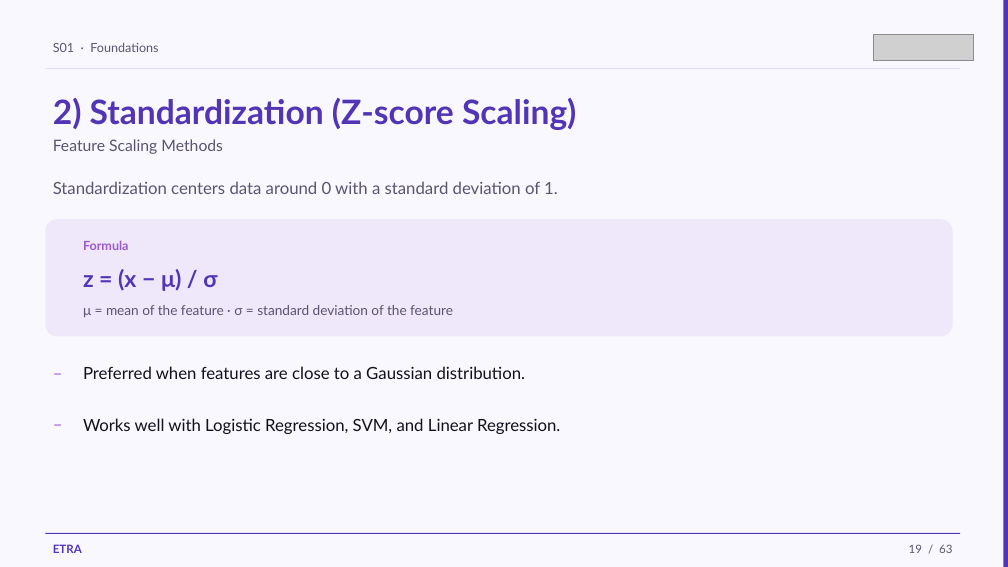
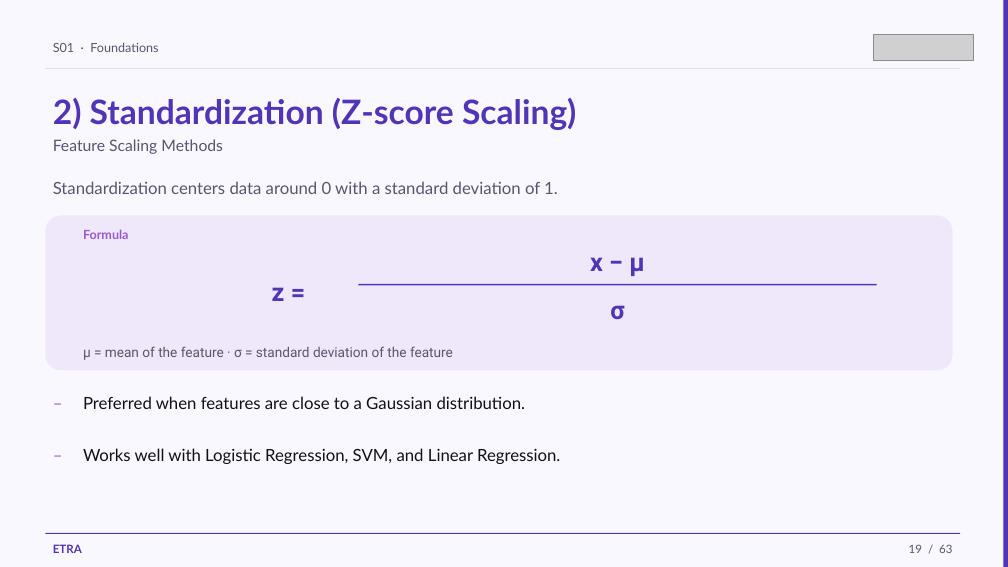
Before and after one commit to iksasa15/AI-ML, a slide deck: slide 19 of web-presentation/pdf-exports/Week1-Session1-Foundations.pptx. Drawn at 1008x567 pixels with LibreOffice and Linux fonts; fonts in the diff are those of the drawing; grey boxes stand for pictures. Boxes give left, top, right and bottom in pixels: in the first picture for what was removed or moved away, otherwise in the second. Text is boxed around its words. In the diff, an @@ line names an element or a change of style, - is before the commit and + after.

Commit message:
feat: refine formula rendering in PowerPoint generation by improving layout and adding support for stacked fractions, enhancing educational clarity

```diff
--- a/web-presentation/pdf-exports/Week1-Session1-Foundations.pptx
+++ b/web-presentation/pdf-exports/Week1-Session1-Foundations.pptx
@@ rounded rectangle: place and size @@
-rounded rectangle at bbox=[45, 219, 953, 337]
+rounded rectangle at bbox=[45, 216, 953, 371]
@@ text "Formula": place and size @@
-text "Formula" at bbox=[83, 240, 129, 250]
+text "Formula" at bbox=[83, 229, 129, 239]
@@ text "z =" at bbox=[272, 287, 285, 301]: vertical alignment top to middle @@
@@ text added at bbox=[590, 257, 645, 276], 24 pt, text #5234B7, bold @@
+x − μ
@@ text at bbox=[272, 287, 285, 301]: text changed; size 22 to 24 pt; font Lato to Roboto @@
-z = (x − μ) / σ
+z =
@@ rectangle added at bbox=[358, 284, 876, 286], fill #5234B7 @@
@@ text added at bbox=[610, 305, 624, 320], 24 pt, text #5234B7, bold @@
+σ
@@ text "μ = mean of the ...": place and size @@
-text "μ = mean of the ..." at bbox=[83, 305, 453, 318]
+text "μ = mean of the ..." at bbox=[83, 346, 453, 360]
@@ text "μ = mean of the ..." at bbox=[83, 346, 453, 360]: font Lato to Roboto @@
@@ text "–": place and size @@
-text "–" at bbox=[45, 411, 72, 441]
+text "–" at bbox=[45, 389, 72, 420]
@@ text "Preferred when features are close ...": place and size @@
-text "Preferred when features are close ..." at bbox=[83, 366, 526, 379]
+text "Preferred when features are close ..." at bbox=[83, 396, 526, 409]
@@ text "–": place and size @@
-text "–" at bbox=[45, 359, 72, 389]
+text "–" at bbox=[45, 441, 72, 471]
@@ text "Works well with Logistic Regression, ...": place and size @@
-text "Works well with Logistic Regression, ..." at bbox=[83, 418, 560, 434]
+text "Works well with Logistic Regression, ..." at bbox=[83, 448, 560, 464]
```
Also in this commit, not shown: 7 other slides changed, 2 other files.
